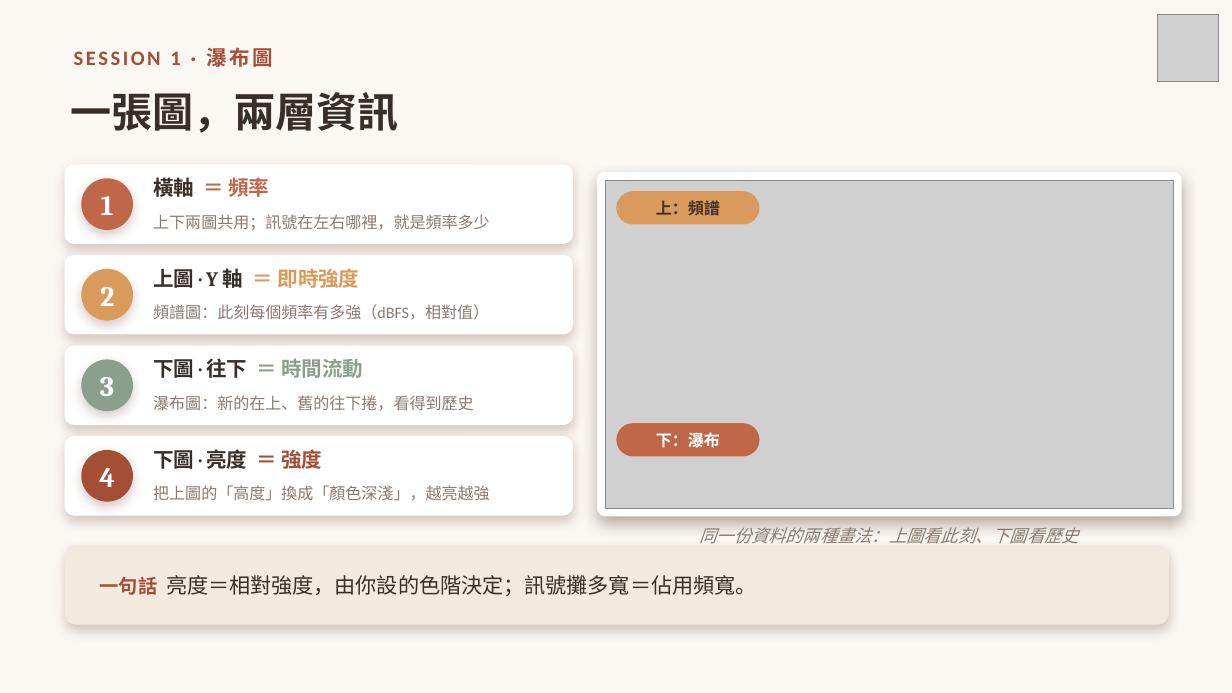
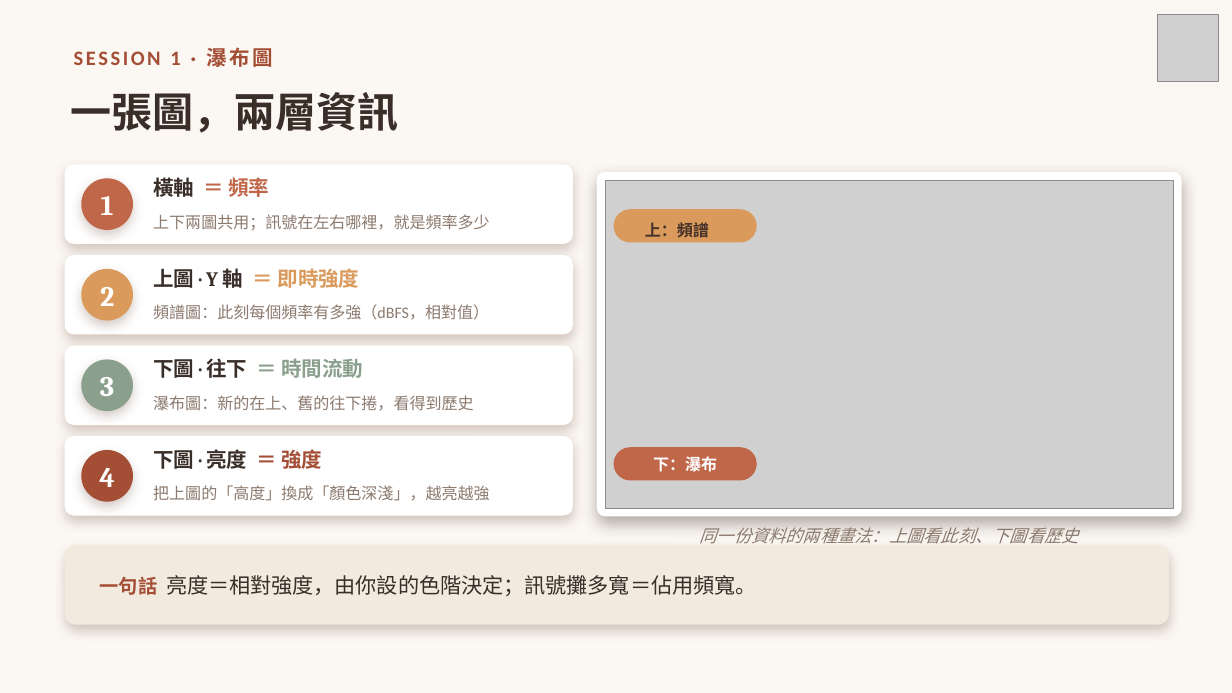
Before and after one commit to winson3QQ/Radio-Advanced, a slide deck: slide 4 of 投影片/進階無線電_第一節_課程投影片.pptx. Drawn at 1232x693 pixels with LibreOffice and Linux fonts; fonts in the diff are those of the drawing; grey boxes stand for pictures. Boxes give left, top, right and bottom in pixels: in the first picture for what was removed or moved away, otherwise in the second. Text is boxed around its words. In the diff, an @@ line names an element or a change of style, - is before the commit and + after.

```diff
--- a/投影片/進階無線電_第一節_課程投影片.pptx
+++ b/投影片/進階無線電_第一節_課程投影片.pptx
@@ text "上：頻譜": place and size @@
-text "上：頻譜" at box(656, 200, 720, 216)
+text "上：頻譜" at box(645, 222, 709, 238)
@@ rounded rectangle: place and size @@
-rounded rectangle at box(616, 191, 760, 225)
+rounded rectangle at box(614, 210, 757, 243)
@@ text "下：瀑布": place and size @@
-text "下：瀑布" at box(656, 432, 720, 448)
+text "下：瀑布" at box(653, 456, 717, 472)
@@ rounded rectangle: place and size @@
-rounded rectangle at box(616, 423, 760, 457)
+rounded rectangle at box(614, 447, 757, 481)
```
Also in this commit, not shown: 2 other files.
